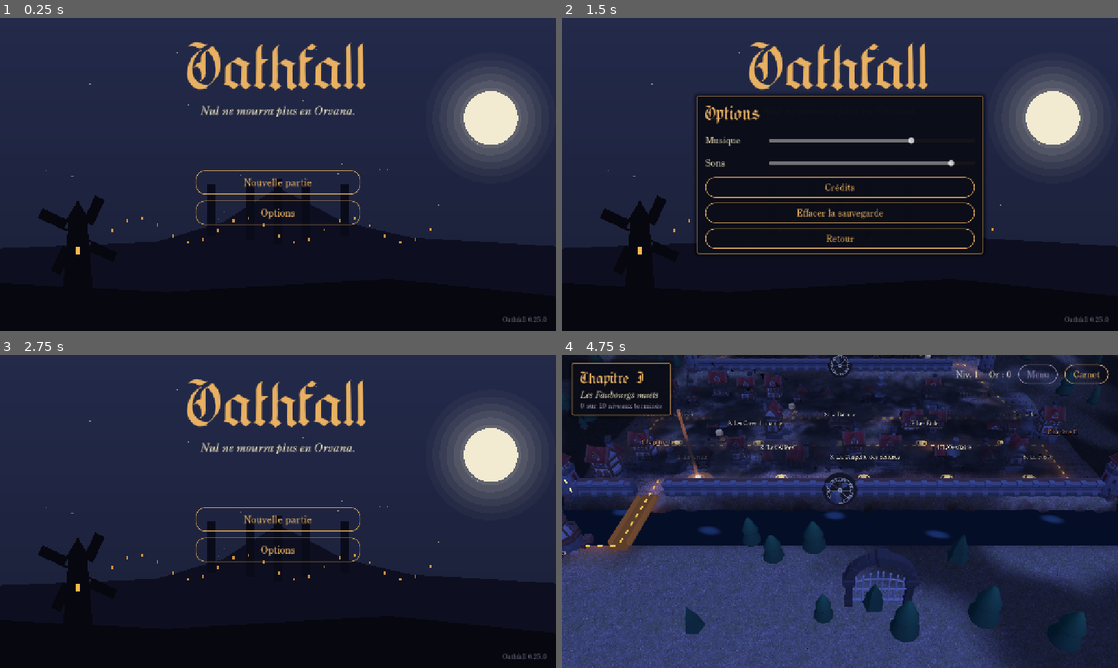
Above: before the commit, frames 1-4 (two rows, left to right).
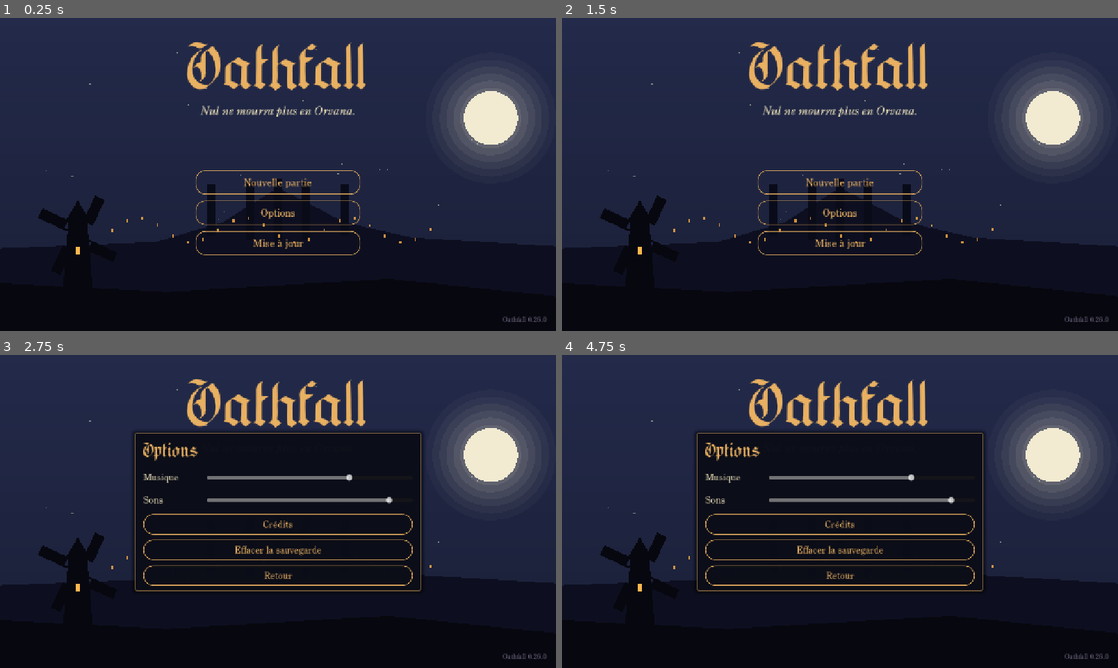
Above: after the commit, the same moments.

Repository: dev-Chris06/oathfall
Game: Godot game, scene res://scenes/main.tscn
Two runs of this game, one before a commit and one after it. Both use one fixed random seed, a clock stepped at 60 frames per second and the inputs below.
Inputs (mouse positions are in pixels of both pictures, inside the frame that each line leads up to):
- Up to frame 1 (0.25 s): no input
- Up to frame 2 (1.5 s): click (840, 243) at 0.5 s, where only the run after the commit has a clickable "Mise à jour"; click "Options" (after the commit: "Retour") at 1.25 s
- Up to frame 3 (2.75 s): click "Retour" (after the commit: "Options") at 2 s
- Up to frame 4 (4.75 s): click (840, 517) at 2.75 s, where only the run before the commit has a clickable "Nouvelle partie"; click (840, 570) at 3.5 s, where only the run after the commit has a clickable "Retour"; click (1084, 373) at 4.25 s, where only the run before the commit has a clickable "Passer"

The runs differ from the first frame. In frame 1, 0.3% of the frame differs, in the area x 35-97%, y 68-97%; in frame 2, 22%; in frame 3, 21%; in frame 4, 74%, in the area x 0-100%, y 0-100%.

Commit message:
Héros sous l'élan, fioles trouvées, mise à jour
- Le héros n'est plus interrompu par les coups, sauf pendant le
  Repos, une corde ou une fiole.
- Chaque point de reprise remonte la vie à 60 % au moins.
- Une partie neuve commence avec 2 fioles ; un Repos a une chance
  sur douze de faire tomber une fiole à ramasser.
- Bouton « Mise à jour » sur l'écran-titre : compare la version à
  celle de la page de téléchargement et propose l'APK.
- Version 0.26.0.

Co-Authored-By: Claude Opus 5.5 <noreply@anthropic.com>

Diff:
--- a/project.godot
+++ b/project.godot
@@ -12,7 +12,7 @@
 
 config/name="Oathfall"
 config/description="Action-RPG dark fantasy. Royaume d'Orvana : nul n'y meurt plus."
-config/version="0.25.0"
+config/version="0.26.0"
 run/main_scene="res://scenes/main.tscn"
 config/features=PackedStringArray("4.7", "GL Compatibility")
 config/icon="res://assets/icon/icon.png"
--- a/scripts/data/supplies.gd
+++ b/scripts/data/supplies.gd
@@ -14,6 +14,13 @@
 	"icon": "fiole_verte",
 	"model": "res://assets/kaykit/items/bottle_green.glb",
 }
+
+## Fioles portées au début d'une partie neuve.
+const START_FLASKS := 2
+## Chance qu'une fiole tombe d'un corps mis au repos (une sur douze).
+const FLASK_DROP_CHANCE := 1.0 / 12.0
+## Part de la vie au moins retrouvée à chaque point de reprise.
+const CHECKPOINT_HEALTH := 0.6
 
 const MEALS := {
 	&"pain": {
--- a/scripts/dev/selftest_bot.gd
+++ b/scripts/dev/selftest_bot.gd
@@ -1083,6 +1083,66 @@
 	if hero.state == Hero.State.DRINK:
 		return _fail("le héros boit alors qu'il est en pleine forme")
 	print("test réussi : un coup ou une esquive annule la fiole, pas de fiole à pleine vie")
+
+	# Armure d'élan : hors Repos, corde et fiole, un coup blesse sans arrêter.
+	hero.heal(1000)
+	hero.state = Hero.State.MOVE
+	arena.controls.attack_pressed.emit()
+	if hero.state != Hero.State.ATTACK:
+		return _fail("le héros ne frappe pas pour l'essai de l'élan")
+	var life_before := hero.health
+	hero.take_damage(5, hero.global_position + Vector3.FORWARD)
+	if hero.state != Hero.State.ATTACK or hero.health != life_before - 5:
+		return _fail("un coup reçu a interrompu le coup du héros (état %d)" % hero.state)
+	await _frames(60)
+	hero.state = Hero.State.MOVE
+	hero.take_damage(5, hero.global_position + Vector3.FORWARD)
+	if hero.state != Hero.State.MOVE:
+		return _fail("un coup reçu arrête le héros qui court")
+	print("test réussi : le héros garde son élan sous les coups")
+
+	# Point de reprise : au moins 60 % de la vie revient, jamais moins.
+	hero.health = 10
+	arena.mark_checkpoint(0)
+	var floor_health := int(ceil(float(hero.max_health) * Supplies.CHECKPOINT_HEALTH))
+	if hero.health != floor_health:
+		return _fail("le point de reprise rend %d de vie au lieu de remonter à %d" % [hero.health, floor_health])
+	hero.health = hero.max_health - 1
+	arena.mark_checkpoint(0)
+	if hero.health != hero.max_health - 1:
+		return _fail("le point de reprise a soigné un héros déjà vaillant")
+	print("test réussi : le point de reprise rend au moins 60 % de la vie")
+
+	# Fiole tombée d'un corps : ramassée en passant, laissée si on est plein.
+	Progress.flasks = 1
+	var pickup := arena.drop_flask(hero.global_position + Vector3(4.0, 0.0, 0.0))
+	await _frames(3)
+	if Progress.flasks != 1:
+		return _fail("une fiole lointaine a été ramassée")
+	hero.global_position = pickup.global_position
+	await _frames(3)
+	if Progress.flasks != 2 or is_instance_valid(pickup):
+		return _fail("la fiole tombée n'a pas été ramassée (fioles %d)" % Progress.flasks)
+	Progress.flasks = 3
+	var spare := arena.drop_flask(hero.global_position)
+	await _frames(3)
+	if Progress.flasks != 3 or not is_instance_valid(spare):
+		return _fail("une fiole a été ramassée au-delà de 3")
+	spare.queue_free()
+	Progress.flasks = 2
+	print("test réussi : une fiole tombée se ramasse, jamais au-delà de 3")
+
+	# Une partie neuve commence avec deux fioles.
+	Progress.save()
+	var kept_save := FileAccess.get_file_as_string(Progress.save_path)
+	Progress.new_game()
+	if Progress.flasks != Supplies.START_FLASKS or not Progress.has_progress():
+		return _fail("une partie neuve commence avec %d fioles" % Progress.flasks)
+	var restore := FileAccess.open(Progress.save_path, FileAccess.WRITE)
+	restore.store_string(kept_save)
+	restore.close()
+	Progress.load_save()
+	print("test réussi : une partie neuve commence avec %d fioles" % Supplies.START_FLASKS)
 
 	# Les repas : un seul à la fois, valables pour le niveau.
 	Progress.gold = 200
@@ -2612,6 +2672,21 @@
 		return _fail("l'écran-titre ne s'affiche pas")
 	if title.has_continue():
 		return _fail("« Continuer » est proposé sans partie")
+	# « Mise à jour » : versions comparées, résultat affiché (sans réseau).
+	if not UpdateCheck.is_newer("0.26.1", "0.26.0") or UpdateCheck.is_newer("0.26.0", "0.26.0") \
+			or UpdateCheck.is_newer("0.9.0", "0.10.0") or not UpdateCheck.is_newer("1.0", "0.99.9"):
+		return _fail("la comparaison des versions se trompe")
+	if UpdateCheck.version_from_notes("Version 0.27.0. Build de test automatique") != "0.27.0" \
+			or UpdateCheck.version_from_notes("Build de test") != "":
+		return _fail("la version n'est pas lue dans les notes de la page")
+	title.show_update_result("new", "9.0.0")
+	if not title._download_button.visible or not title.update_text().contains("9.0.0"):
+		return _fail("une nouvelle version n'est pas proposée au téléchargement")
+	title.show_update_result("ok", UpdateCheck.local_version())
+	if title._download_button.visible or not title.update_text().contains("à jour"):
+		return _fail("un jeu à jour propose quand même un téléchargement")
+	title._show_panel(null)
+	print("test réussi : le bouton Mise à jour compare les versions")
 	Progress.add_gold(10)
 	title.refresh()
 	if not title.has_continue():
@@ -2621,8 +2696,8 @@
 		return _fail("« Nouvelle partie » n'a pas demandé confirmation, ou a effacé avant")
 	title.confirm_new_game()
 	await get_tree().process_frame
-	if Progress.has_progress():
-		return _fail("la nouvelle partie n'a pas remis la progression à zéro")
+	if Progress.gold != 0 or Progress.memories != 0 or Progress.flasks != Supplies.START_FLASKS:
+		return _fail("la nouvelle partie n'a pas remis la progression à zéro (or %d, fioles %d)" % [Progress.gold, Progress.flasks])
 	if main.opening == null or main.title_screen != null:
 		return _fail("le texte d'ouverture ne se lance pas après « Nouvelle partie »")
 	main.opening.skip_all()
--- /dev/null
+++ b/scripts/flask_pickup.gd
@@ -0,0 +1,38 @@
+class_name FlaskPickup
+extends Node3D
+## Une fiole tombée d'un corps mis au repos. Le héros la ramasse en passant
+## dessus ; s'il en porte déjà le maximum, elle reste au sol et attend.
+
+signal picked
+
+const RADIUS := 1.3
+
+var hero: Hero
+var _bottle: Node3D
+var _time := 0.0
+
+
+func _ready() -> void:
+	var scene := load(Supplies.FLASK["model"]) as PackedScene
+	_bottle = scene.instantiate() as Node3D
+	_bottle.scale = Vector3.ONE * 1.1
+	add_child(_bottle)
+	# Une lueur verte au sol : sans elle, la fiole se perd sous la brume.
+	var halo := Fx.disc(0.55, Color(0.45, 0.95, 0.55, 0.35))
+	add_child(halo)
+
+
+func _physics_process(delta: float) -> void:
+	_time += delta
+	_bottle.position.y = 0.35 + 0.12 * sin(_time * 3.0)
+	_bottle.rotation.y = _time * 1.6
+	if hero == null or hero.is_dead():
+		return
+	var offset := hero.global_position - global_position
+	offset.y = 0.0
+	if offset.length() > RADIUS:
+		return
+	if Progress.gain_flask():
+		Audio.play(&"equip")
+		picked.emit()
+		queue_free()
--- a/scripts/hero.gd
+++ b/scripts/hero.gd
@@ -244,11 +244,14 @@
 	health_changed.emit(health, max_health)
 	hurt.emit()
 	Audio.play(&"hurt")
+	# Agenouillé (Repos, corde) ou en train de boire, on est sans défense :
+	# le coup interrompt. Sinon le héros garde son élan : il est blessé, mais
+	# continue de frapper, de courir ou d'esquiver, malgré la foule.
+	var exposed := state == State.RITE or state == State.DRINK
 	_rite_target = null
 	_cut_target = null
 	_rite_progress = 0.0
-	# Pendant un rite, le coup blesse sans interrompre le geste.
-	if state == State.CAST and health > 0:
+	if not exposed and health > 0:
 		return
 	if health == 0:
 		_rites.finish()
--- a/scripts/level.gd
+++ b/scripts/level.gd
@@ -54,6 +54,8 @@
 ## Point que le héros doit rejoindre, s'il y en a un. Sert au joueur
 ## automatique et au repère affiché dans le décor et à l'écran.
 var objective = null
+## Chance qu'une fiole tombe d'un corps mis au repos (l'arène d'essai la coupe).
+var flask_drop_chance := Supplies.FLASK_DROP_CHANCE
 ## Le carnet des compétences, tant qu'il est ouvert.
 var book: SkillBook
 ## Le menu de pause, tant qu'il est ouvert.
@@ -275,6 +277,11 @@
 
 
 func mark_checkpoint(index: int) -> void:
+	# Le héros reprend son souffle : il retrouve au moins une part de sa vie.
+	var floor_health := int(ceil(float(hero.max_health) * Supplies.CHECKPOINT_HEALTH))
+	if not hero.is_dead() and hero.health < floor_health:
+		hero.heal(floor_health - hero.health)
+		hud.show_message("Tu reprends ton souffle.", 2.0)
 	checkpoint_reached.emit(index)
 
 
@@ -417,6 +424,19 @@
 	Progress.add_gold(enemy.gold_given())
 	# Chaque Repos donné allume une braise pour les rites de combat.
 	Progress.add_ember()
+	# Parfois, une fiole tombe du corps apaisé.
+	if randf() < flask_drop_chance:
+		drop_flask(enemy.body_position())
+
+
+## Pose une fiole à ramasser au sol.
+func drop_flask(where: Vector3) -> FlaskPickup:
+	var pickup := FlaskPickup.new()
+	pickup.hero = hero
+	pickup.position = Vector3(where.x, 0.0, where.z)
+	pickup.picked.connect(func() -> void: hud.show_message("Une fiole de baume.", 1.6))
+	add_child(pickup)
+	return pickup
 
 
 # --- Progression --------------------------------------------------------------
--- a/scripts/levels/arena.gd
+++ b/scripts/levels/arena.gd
@@ -47,6 +47,8 @@
 
 
 func _build() -> void:
+	# Les essais comptent les fioles : pas de fiole tombée au hasard.
+	flask_drop_chance = 0.0
 	var half_x := COLS * TILE / 2.0
 	var half_z := ROWS * TILE / 2.0
 
--- a/scripts/progress.gd
+++ b/scripts/progress.gd
@@ -82,6 +82,7 @@
 ## Une partie neuve : tout est remis à zéro, et la sauvegarde écrasée.
 func new_game() -> void:
 	reset()
+	flasks = Supplies.START_FLASKS
 	save()
 
 
@@ -324,6 +325,16 @@
 	if flask_blocker() != "":
 		return false
 	gold -= int(Supplies.FLASK["cost"])
+	flasks += 1
+	changed.emit()
+	save()
+	return true
+
+
+## Une fiole trouvée en combat. Renvoie faux si on en porte déjà le maximum.
+func gain_flask() -> bool:
+	if flasks >= int(Supplies.FLASK["max"]):
+		return false
 	flasks += 1
 	changed.emit()
 	save()
--- a/scripts/ui/title_screen.gd
+++ b/scripts/ui/title_screen.gd
@@ -14,6 +14,10 @@
 var _confirm: PanelContainer
 var _options: PanelContainer
 var _credits: PanelContainer
+var _update: PanelContainer
+var _update_text: Label
+var _download_button: Button
+var _update_check: UpdateCheck
 var _info: Label
 
 
@@ -46,7 +50,7 @@
 	_menu.offset_left = -190.0
 	_menu.offset_right = 190.0
 	_menu.offset_top = -10.0
-	_menu.offset_bottom = 250.0
+	_menu.offset_bottom = 320.0
 	add_child(_menu)
 	_continue_button = _button("Continuer", true)
 	_continue_button.pressed.connect(func() -> void: continue_pressed.emit())
@@ -57,6 +61,8 @@
 	_new_button.pressed.connect(press_new_game)
 	var options := _button("Options", false)
 	options.pressed.connect(func() -> void: _show_panel(_options))
+	var update := _button("Mise à jour", false)
+	update.pressed.connect(check_update)
 
 	var version := Theatre.label("Oathfall %s" % ProjectSettings.get_setting("application/config/version", "?"),
 		16, Color(Theatre.MUTED, 0.7))
@@ -77,6 +83,15 @@
 	_credits = _panel("Crédits",
 		"Modèles : KayKit, de Kay Lousberg (CC0).\nPolices : Standard Blackletter, de David Grigg, et MFB Oldstyle (CC0).\nSons : Kenney (CC0). Musiques et bruitages lourds : synthèse faite pour le jeu.\nMoteur : Godot Engine (licence MIT).",
 		[["Retour", func() -> void: _show_panel(_options)]])
+	_update = _panel("Mise à jour", " ", [
+		["Télécharger", UpdateCheck.open_download],
+		["Retour", func() -> void: _show_panel(null)]])
+	var update_column := _update.get_child(0) as VBoxContainer
+	_update_text = update_column.get_child(1) as Label
+	_download_button = update_column.get_child(2) as Button
+	_update_check = UpdateCheck.new()
+	_update_check.finished.connect(show_update_result)
+	add_child(_update_check)
 	refresh()
 
 
@@ -117,6 +132,31 @@
 	new_game_pressed.emit()
 
 
+## « Mise à jour » : cherche une version plus récente sur la page du jeu.
+func check_update() -> void:
+	_update_text.text = "Recherche d'une nouvelle version…"
+	_download_button.visible = false
+	_show_panel(_update)
+	_update_check.start()
+
+
+## Affiche le résultat de la recherche : `state` vaut "ok", "new" ou "error".
+func show_update_result(state: String, remote: String) -> void:
+	var local := UpdateCheck.local_version()
+	match state:
+		"new":
+			_update_text.text = "La version %s est disponible (tu as la %s).\nTélécharge-la, puis installe-la par-dessus : ta partie est gardée." % [remote, local]
+		"ok":
+			_update_text.text = "Ton jeu est à jour (version %s)." % local
+		_:
+			_update_text.text = "Impossible de joindre la page du jeu. Vérifie ta connexion, puis réessaie."
+	_download_button.visible = state == "new"
+
+
+func update_text() -> String:
+	return _update_text.text
+
+
 ## Efface la partie en cours, sans en commencer une autre.
 func erase_save() -> void:
 	Progress.delete_save()
@@ -126,7 +166,7 @@
 
 
 func _show_panel(panel: Control) -> void:
-	for candidate: Control in [_confirm, _options, _credits]:
+	for candidate: Control in [_confirm, _options, _credits, _update]:
 		candidate.visible = candidate == panel
 	_menu.visible = panel == null
 
--- /dev/null
+++ b/scripts/update_check.gd
@@ -0,0 +1,72 @@
+class_name UpdateCheck
+extends Node
+## Cherche une version plus récente du jeu sur la page de téléchargement
+## (la publication « dev » du dépôt). Les notes de cette page commencent par
+## « Version x.y.z. », écrites par le build automatique.
+
+## Résultat : `state` vaut "ok" (à jour), "new" (une version plus récente,
+## `remote`) ou "error" (`remote` est vide).
+signal finished(state: String, remote: String)
+
+const API := "https://api.github.com/repos/dev-Chris06/oathfall/releases/tags/dev"
+## Le fichier à télécharger : le navigateur du téléphone s'en charge.
+const DOWNLOAD := "https://github.com/dev-Chris06/oathfall/releases/download/dev/oathfall-debug.apk"
+
+var _request: HTTPRequest
+
+
+## Lance la recherche ; `finished` arrive ensuite.
+func start() -> void:
+	if _request != null:
+		_request.queue_free()
+	_request = HTTPRequest.new()
+	_request.timeout = 12.0
+	add_child(_request)
+	_request.request_completed.connect(_on_completed)
+	var headers := PackedStringArray(["Accept: application/vnd.github+json", "User-Agent: Oathfall"])
+	if _request.request(API, headers) != OK:
+		finished.emit("error", "")
+
+
+static func local_version() -> String:
+	return str(ProjectSettings.get_setting("application/config/version", "0"))
+
+
+## La version écrite au début des notes de la page, ou "".
+static func version_from_notes(notes: String) -> String:
+	var regex := RegEx.create_from_string("Version (\\d+(?:\\.\\d+)*)")
+	var found := regex.search(notes)
+	return found.get_string(1) if found != null else ""
+
+
+## Vrai si `remote` est plus récente que `local` (« 0.26.0 » contre « 0.25.3 »).
+static func is_newer(remote: String, local: String) -> bool:
+	var a := remote.split(".")
+	var b := local.split(".")
+	for i in maxi(a.size(), b.size()):
+		var x := int(a[i]) if i < a.size() else 0
+		var y := int(b[i]) if i < b.size() else 0
+		if x != y:
+			return x > y
+	return false
+
+
+static func open_download() -> void:
+	OS.shell_open(DOWNLOAD)
+
+
+func _on_completed(result: int, code: int, _headers: PackedStringArray, body: PackedByteArray) -> void:
+	if result != HTTPRequest.RESULT_SUCCESS or code != 200:
+		finished.emit("error", "")
+		return
+	var parsed = JSON.parse_string(body.get_string_from_utf8())
+	if not parsed is Dictionary:
+		finished.emit("error", "")
+		return
+	var remote := version_from_notes(str((parsed as Dictionary).get("body", "")))
+	if remote == "":
+		finished.emit("error", "")
+	elif is_newer(remote, local_version()):
+		finished.emit("new", remote)
+	else:
+		finished.emit("ok", remote)
Not shown, changed: export_presets.cfg
Not shown, added: scripts/flask_pickup.gd.uid
Not shown, added: scripts/update_check.gd.uid
Not shown, changed: CLAUDE.md
